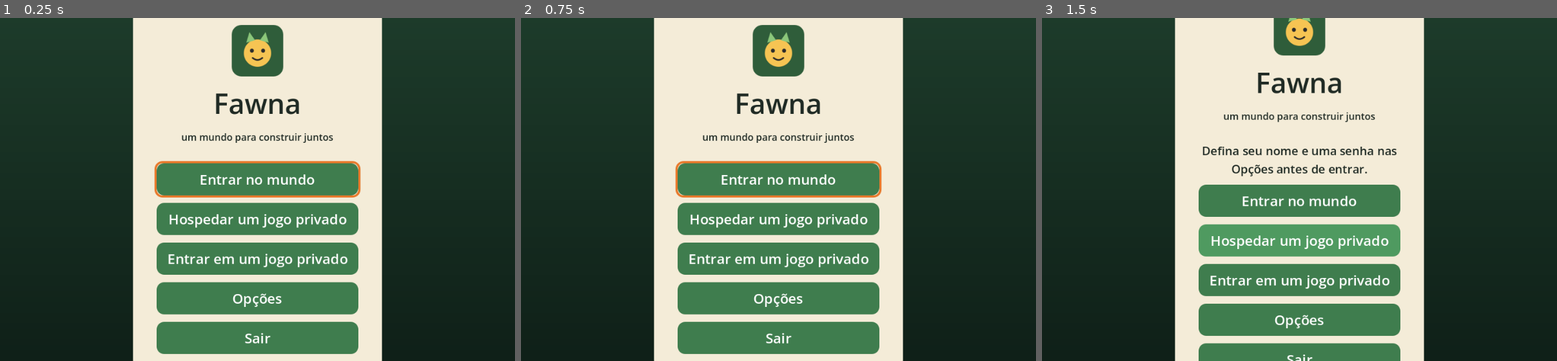
Above: before the commit, frames 1-3 (left to right).
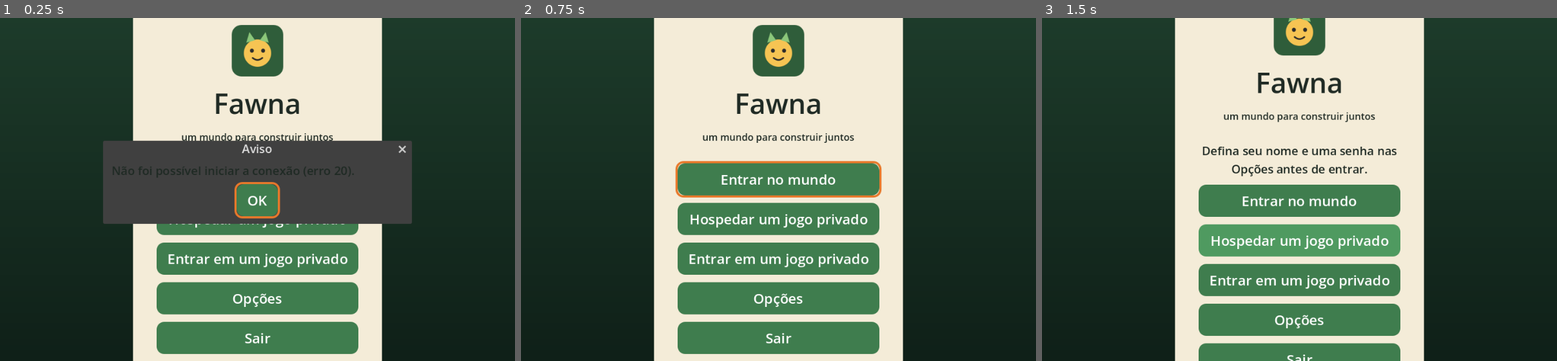
Above: after the commit, the same moments.

Repository: gogabs/fawna
Game: Godot game, scene res://scenes/game.tscn
Same seed, same stepped clock (60 frames per second), same inputs: the game is played once before the commit and once after it. This scene is started directly instead of the project's main scene.
Inputs (mouse positions are in pixels of both pictures, inside the frame that each line leads up to):
- Up to frame 1 (0.25 s): no input
- Up to frame 2 (0.75 s): click (778, 199) at 0.5 s, where only the run after the commit has a clickable "OK"
- Up to frame 3 (1.5 s): click "Hospedar um jogo privado" at 1.25 s

The runs differ from the first frame. In frame 1, 14% of the frame differs, in the area x 20-80%, y 35-61%; in frame 2, nothing differs; in frame 3, nothing differs.

Commit message:
Conexão com timeout de 30 s e caixa de aviso no menu (senha errada, servidor fora do ar)
Co-Authored-By: Claude Sonnet 5.5 <noreply@anthropic.com>
Claude-Session: https://claude.ai/code/session_011iJXkhfAWshVw14VLukney

Diff:
--- a/autoload/net.gd
+++ b/autoload/net.gd
@@ -24,6 +24,11 @@
 ## registra a senha na primeira vez que o nome entra; depois só entra quem
 ## souber.
 var password := ""
+## Aviso para o menu principal mostrar numa caixa (por que a pessoa voltou
+## para o menu). Vazio = nada a avisar. Quem mostra o limpa.
+var menu_notice := ""
+## Segundos sem entrar no mundo até desistir de conectar.
+const CONNECT_TIMEOUT := 30.0
 ## VSync desligado por padrão: com ele, o leitor de tela pode receber o foco
 ## com segundos de atraso (ver scenes/main.gd). Escolhido em Opções.
 var vsync := false
--- a/scenes/game.gd
+++ b/scenes/game.gd
@@ -95,6 +95,7 @@
 
 # Lado do cliente (inclusive quem hospeda)
 var world: WorldGen
+var _connect_waited := 0.0
 var my_id := 0
 var _server_version := ""  # vem do servidor ao entrar; vazio: servidor antigo, que não manda
 var players := {}  # id -> { "name", "pos": Vector2 }
@@ -159,8 +160,7 @@
 
 	var err := Net.start()
 	if err != OK:
-		Speech.say("Não foi possível iniciar a conexão (erro %d)." % err)
-		_back_to_menu()
+		_back_to_menu("Não foi possível iniciar a conexão (erro %d)." % err)
 		return
 
 	if Net.is_server():
@@ -179,6 +179,12 @@
 
 
 func _process(delta: float) -> void:
+	# Quem não consegue entrar em 30 s volta ao menu, em vez de ficar parado.
+	if Net.mode == Net.Mode.CLIENT and world == null:
+		_connect_waited += delta
+		if _connect_waited >= Net.CONNECT_TIMEOUT:
+			_back_to_menu("Não foi possível conectar ao servidor: sem resposta em %d segundos. Confira o endereço e a conexão e tente de novo." % int(Net.CONNECT_TIMEOUT))
+			return
 	if state != null:
 		_save_timer += delta
 		if _save_timer >= SAVE_INTERVAL:
@@ -322,18 +328,17 @@
 ## O servidor não deixou entrar: a pessoa volta ao menu com o motivo.
 @rpc("authority", "call_local", "reliable")
 func join_refused(reason: String) -> void:
+	var text := "O servidor não deixou você entrar."
 	match reason:
 		"errada":
-			Speech.say("Senha errada para esse nome. Confira a senha nas Opções.")
+			text = "Senha errada para esse nome. Confira a senha nas Opções."
 		"curta":
-			Speech.say("A senha precisa ter pelo menos %d caracteres. Defina nas Opções." % Credentials.MIN_LENGTH)
+			text = "A senha precisa ter pelo menos %d caracteres. Defina nas Opções." % Credentials.MIN_LENGTH
 		"devagar":
-			Speech.say("Senha errada demais. Espere uns segundos e tente de novo.")
+			text = "Senha errada demais. Espere uns segundos e tente de novo."
 		"ja_conectado":
-			Speech.say("Essa criatura já está no mundo.")
-		_:
-			Speech.say("O servidor não deixou você entrar.")
-	_back_to_menu()
+			text = "Essa criatura já está no mundo."
+	_back_to_menu(text)
 
 
 @rpc("any_peer", "call_local", "unreliable_ordered")
@@ -1408,16 +1413,18 @@
 
 
 func _on_connection_failed() -> void:
-	Speech.say("Não foi possível conectar ao servidor.")
-	_back_to_menu()
+	_back_to_menu("Não foi possível conectar ao servidor. Confira o endereço e a conexão e tente de novo.")
 
 
 func _on_server_disconnected() -> void:
-	Speech.say("A conexão com o servidor caiu.")
-	_back_to_menu()
-
-
-func _back_to_menu() -> void:
+	_back_to_menu("A conexão com o servidor caiu.")
+
+
+## Volta ao menu principal; com message, o menu mostra o aviso numa caixa.
+func _back_to_menu(message := "") -> void:
+	if not message.is_empty():
+		print("[cliente] voltando ao menu: %s" % message)
+	Net.menu_notice = message
 	Net.stop()
 	if DisplayServer.get_name() == "headless":
 		get_tree().quit(1)
--- a/scenes/main.gd
+++ b/scenes/main.gd
@@ -42,6 +42,7 @@
 
 var name_field: MenuTextField
 var password_field: MenuTextField
+var _notice_dialog: AcceptDialog
 var ip_field: MenuTextField
 var _key_usec := -1
 var _scanner: LanDiscovery
@@ -96,10 +97,47 @@
 
 	_show_main(false)
 	Music.start()
-	Speech.say(Updater.take_notice() + "Fawna. Menu principal. " + MenuNav.help())
+	if Net.menu_notice.is_empty():
+		Speech.say(Updater.take_notice() + "Fawna. Menu principal. " + MenuNav.help())
+	else:
+		_show_notice_box(Net.menu_notice)
+		Net.menu_notice = ""
+
+
+## Caixa de aviso (senha errada, servidor fora do ar...): confirmar ou voltar
+## fecha e devolve o foco ao menu principal.
+func _show_notice_box(text: String) -> void:
+	_notice_dialog = AcceptDialog.new()
+	_notice_dialog.title = "Aviso"
+	_notice_dialog.dialog_text = text
+	_notice_dialog.dialog_autowrap = true
+	_notice_dialog.ok_button_text = "OK"
+	_notice_dialog.exclusive = true
+	_notice_dialog.canceled.connect(_close_notice_box)
+	_notice_dialog.confirmed.connect(_close_notice_box)
+	add_child(_notice_dialog)
+	_notice_dialog.popup_centered(Vector2i(560, 0))
+	_notice_dialog.get_ok_button().grab_focus.call_deferred()
+	Speech.say("Aviso. %s Aperte Enter ou a seta de confirmar para fechar." % text, true)
+
+
+func _close_notice_box() -> void:
+	if _notice_dialog == null:
+		return
+	_notice_dialog.queue_free()
+	_notice_dialog = null
+	connect_button.grab_focus.call_deferred()
+	Speech.say("Menu principal.", false)
 
 
 func _input(event: InputEvent) -> void:
+	if _notice_dialog != null:
+		for nav_action: String in MenuNav.ACTIONS:
+			if event.is_action(nav_action):
+				get_viewport().set_input_as_handled()
+				if event.is_pressed() and MenuNav.from_event(event) in ["confirmar", "voltar"]:
+					_close_notice_box()
+				return
 	# Sem Tab nos menus: a navegação é só pelas setas.
 	if event.is_action("ui_focus_next") or event.is_action("ui_focus_prev"):
 		get_viewport().set_input_as_handled()
@@ -117,7 +155,7 @@
 
 
 func _unhandled_input(event: InputEvent) -> void:
-	if event.is_action_pressed("ui_cancel") and not _editing():
+	if event.is_action_pressed("ui_cancel") and not _editing() and _notice_dialog == null:
 		get_viewport().set_input_as_handled()
 		_navigate("voltar")
 
--- a/tests/test_menu_options.gd
+++ b/tests/test_menu_options.gd
@@ -63,6 +63,9 @@
 	await _key(KEY_ESCAPE)
 	_check(not main.name_field.is_editing() and vp.gui_get_focus_owner() == main.name_field.nav_control(), "Esc cancela e devolve o foco")
 	await _key(KEY_RIGHT)
+	_check(vp.gui_get_focus_owner() == main.password_field.nav_control(), "direita: Senha")
+	_check(not main.password_field.spoken().contains(Net.password) or Net.password.is_empty(), "a senha não aparece na fala")
+	await _key(KEY_RIGHT)
 	_check(vp.gui_get_focus_owner() == main.vsync_check, "direita: VSync")
 	await _key(KEY_RIGHT)
 	_check(vp.gui_get_focus_owner() == main.graphics_check, "direita: gráficos")
